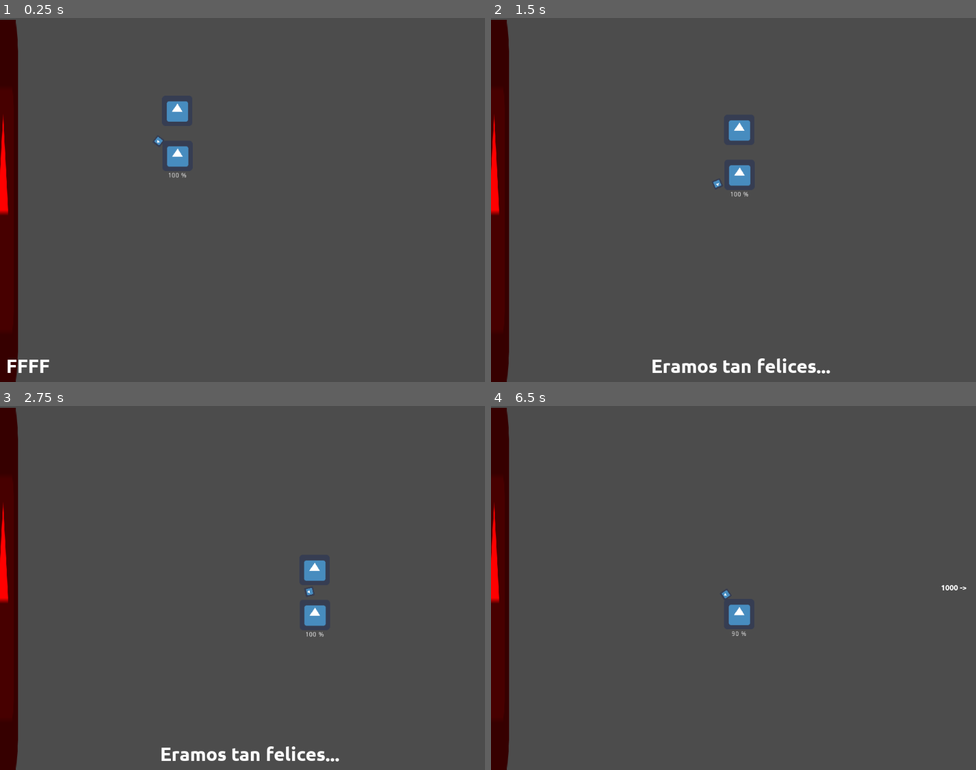
Above: before the commit, frames 1-4 (two rows, left to right).
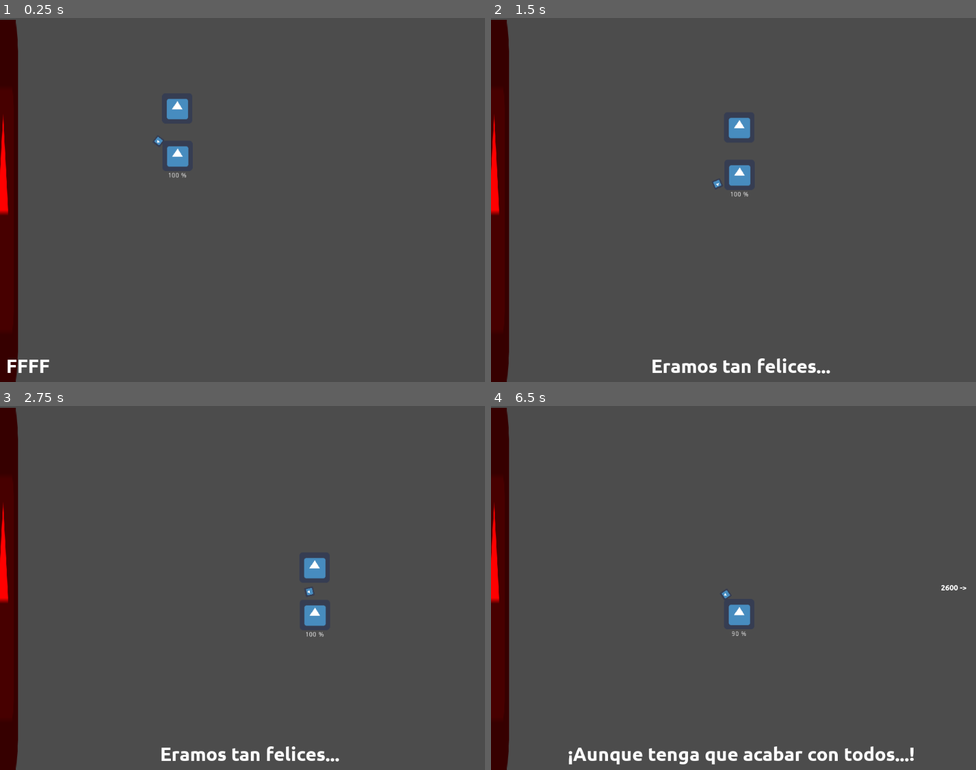
Above: after the commit, the same moments.

Repository: moisesjbc/cinco-etapas
Game: Godot game, scene res://scenes/main_scene/main_scene.tscn
Two runs of this game, one before a commit and one after it. Both use one fixed random seed, a clock stepped at 60 frames per second and the inputs below. The engine's default icon, where the game draws it, is replaced by a stand-in: a white triangle on a blue panel in a dark square.
Inputs (mouse positions are in pixels of both pictures, inside the frame that each line leads up to):
- Up to frame 1 (0.25 s): no input
- Up to frame 2 (1.5 s): tap Enter at 0.5 s; move the mouse to (840, 181) at 0.52 s; hold Right (ui_right) 0.53-1.28 s; tap Space (ui_sacrifice) at 0.6, 1.35 s; move the mouse to (636, 218) at 1.27 s; hold Down (ui_down) from 1.28 s (still down)
- Up to frame 3 (2.75 s): move the mouse to (291, 507) at 2.02 s; release Down (ui_down) at 2.03 s; hold Right (ui_right) from 2.03 s (still down); tap Space (ui_sacrifice) at 2.1 s
- Up to frame 4 (6.5 s): move the mouse to (709, 660) at 2.77 s; release Right (ui_right) at 2.78 s; hold Up (ui_up) 2.78-3.53 s; tap Space (ui_sacrifice) every 0.75 s from 2.85 to 5.85 s; move the mouse to (879, 642) at 3.52 s; hold Left (ui_left) 3.53-5.03 s; move the mouse to (588, 533) at 4.27 s; move the mouse to (757, 588) at 5.02 s; hold Down (ui_down) 5.03-5.78 s; move the mouse to (660, 497) at 5.77 s; hold Right (ui_right) from 5.78 s (still down)

The runs differ from the first frame. In frame 1, 0.1% of the frame differs, in the area x 34-39%, y 22-29%; in frame 2, 0.1%; in frame 3, 0.1%; in frame 4, 1.2%, in the area x 16-95%, y 49-99%.

Commit message:
Added traveling speed affecting player, meteorits and friends

Diff:
--- a/godot-project/scenes/death/death.gd
+++ b/godot-project/scenes/death/death.gd
@@ -1,7 +1,6 @@
 extends KinematicBody2D
 
-export var speed: int = 200
 onready var player = get_node("/root/main_scene/player")
 
 func _physics_process(delta):
-	move_and_collide(Vector2(1.0, 0.0) * max(player.base_speed - player.speed, 0) * delta)
+	move_and_collide(Vector2(1.0, 0.0) * max(player.base_traveling_speed - player.traveling_speed, 0) * delta)
--- a/godot-project/scenes/friend/friend.gd
+++ b/godot-project/scenes/friend/friend.gd
@@ -5,14 +5,16 @@
 export var STICKY_DISTANCE = 100
 onready var player = get_node("/root/main_scene/player")
 var is_sticked: bool = false
+var speed: int
+
+func _ready():
+	speed = player.speed + randi() % (MAX_SPEED - MIN_SPEED) + MIN_SPEED
 
 func _physics_process(delta):
 	var distance_to_player: Vector2 = player.global_position - global_position
 
-	var speed = player.speed + randi() % (MAX_SPEED - MIN_SPEED) + MIN_SPEED
-
 	if distance_to_player.length() > STICKY_DISTANCE:
-		move_and_collide(distance_to_player.normalized() * speed * delta)
+		move_and_collide(distance_to_player.normalized() * (speed + player.travelling_speed_delta() * 0.2) * delta)
 	else:
 		is_sticked = true
 
--- a/godot-project/scenes/loved_one/loved_one.gd
+++ b/godot-project/scenes/loved_one/loved_one.gd
@@ -1,4 +1,6 @@
 extends KinematicBody2D
+
+export var traveling_speed: int = 1500
 
 func _ready():
 	set_physics_process(false)
--- a/godot-project/scenes/loved_one/loved_one.tscn
+++ b/godot-project/scenes/loved_one/loved_one.tscn
@@ -10,7 +10,9 @@
 script = ExtResource( 2 )
 
 [node name="sprite" type="Sprite" parent="."]
+position = Vector2( 0, -100 )
 texture = ExtResource( 1 )
 
 [node name="collision_shape" type="CollisionShape2D" parent="."]
+position = Vector2( 0, -100 )
 shape = SubResource( 1 )
--- a/godot-project/scenes/main_scene/main_scene.gd
+++ b/godot-project/scenes/main_scene/main_scene.gd
@@ -28,11 +28,11 @@
 		set_physics_process(true)
 		$story_gui.set_text("No dejaré que se lo lleven...", null, null)
 		$meteorites_respawn.enable()
-		$stage_timer.start(15)
+		$stage_timer.start(2)
 	elif current_stage == 1:
 		$story_gui.set_text("¡Aunque tenga que acabar con todos...!", null, null)
 		$friends_respawn.enable()
-		$stage_timer.start(10)
+		$stage_timer.start(2)
 	elif current_stage == 2:
 		$story_gui.set_text("No llego...", null, funcref(self, "stage_2"))
 		set_physics_process(true)
@@ -41,5 +41,7 @@
 
 func _physics_process(delta):
 	if current_stage >= 0:
-		distance_to_loved_one += 500 * delta
+		print("loved one speed: " + str(get_node("/root/main_scene/loved_one").traveling_speed))
+		print("player: " + str($player.traveling_speed))
+		distance_to_loved_one += (get_node("/root/main_scene/loved_one").traveling_speed - $player.traveling_speed) * delta
 		$distance_label.text = str(int(distance_to_loved_one)) + " ->"
--- a/godot-project/scenes/meteorite/meteorite.gd
+++ b/godot-project/scenes/meteorite/meteorite.gd
@@ -4,14 +4,16 @@
 var speed: int = 500
 var random_rotation: float = randf() * 0.2 - 0.1
 export var destroy_on_collision: bool = true
+var player
 
 func _ready():
+	player = get_node("/root/main_scene/player")
 	velocity = velocity.normalized()
 
 
 func _physics_process(delta):
 	rotate(random_rotation)
-	var collision = move_and_collide(velocity * speed * delta)
+	var collision = move_and_collide(velocity * (speed + player.travelling_speed_delta() * 0.2) * delta)
 	if destroy_on_collision and collision:
 		if collision.collider.name == "player":
 			collision.collider.meteorite_hit()
--- a/godot-project/scenes/player/player.gd
+++ b/godot-project/scenes/player/player.gd
@@ -3,10 +3,14 @@
 export var initial_speed: int = 500
 var base_speed: int
 var speed: int
+export var initial_traveling_speed: int = 200
+export var base_traveling_speed: int = initial_traveling_speed
+var traveling_speed: int = 200
 export var damage_per_meteorite = 10
 export var damage_per_sacrifice = 10
 export var min_speed: int = 30
 export var stick_penalty_by_friend: int = 100
+export var traveling_speed_increase_per_sacrifice: int = 300
 var n_sticked_friends: int = 0
 var bullet_scene = preload("res://scenes/bullet/bullet.tscn")
 var life = 100
@@ -39,7 +43,8 @@
 	if Input.is_action_just_pressed("ui_shoot"):
 		shoot()
 
-	speed = max(base_speed - n_sticked_friends * stick_penalty_by_friend, min_speed)
+	speed = max(base_speed + travelling_speed_delta() * 0.1 - n_sticked_friends * stick_penalty_by_friend, min_speed)
+	traveling_speed = max(base_traveling_speed - n_sticked_friends * stick_penalty_by_friend, min_speed)
 	move_and_collide(velocity * speed * delta)
 
 	$bullet_respawn.look_at(get_global_mouse_position())
@@ -71,17 +76,19 @@
 	update_life_label()
 
 func loose_loved_one():
-	position = $loved_one_position.global_position
-	var loved_one_position = $loved_one_position
-	var loved_one = $loved_one_position/loved_one
-	remove_child(loved_one_position)
-	get_node("/root/main_scene").add_child(loved_one_position)
-	loved_one_position.global_position = position
+	position = $loved_one.global_position
+	var loved_one = $loved_one
+	remove_child(loved_one)
+	get_node("/root/main_scene").add_child(loved_one)
+	loved_one.global_position = position
 	loved_one.die()
 
 func sacrifice():
 	take_damage(damage_per_sacrifice)
-	base_speed += 100
+	base_traveling_speed += traveling_speed_increase_per_sacrifice
 
 func enable_sacrifice():
 	sacrifice_enabled = true
+
+func travelling_speed_delta():
+	return traveling_speed - initial_traveling_speed
--- a/godot-project/scenes/player/player.tscn
+++ b/godot-project/scenes/player/player.tscn
@@ -39,7 +39,4 @@
 "_edit_use_anchors_": false
 }
 
-[node name="loved_one_position" type="Position2D" parent="."]
-
-[node name="loved_one" parent="loved_one_position" instance=ExtResource( 3 )]
-position = Vector2( 0, -94.8219 )
+[node name="loved_one" parent="." instance=ExtResource( 3 )]
